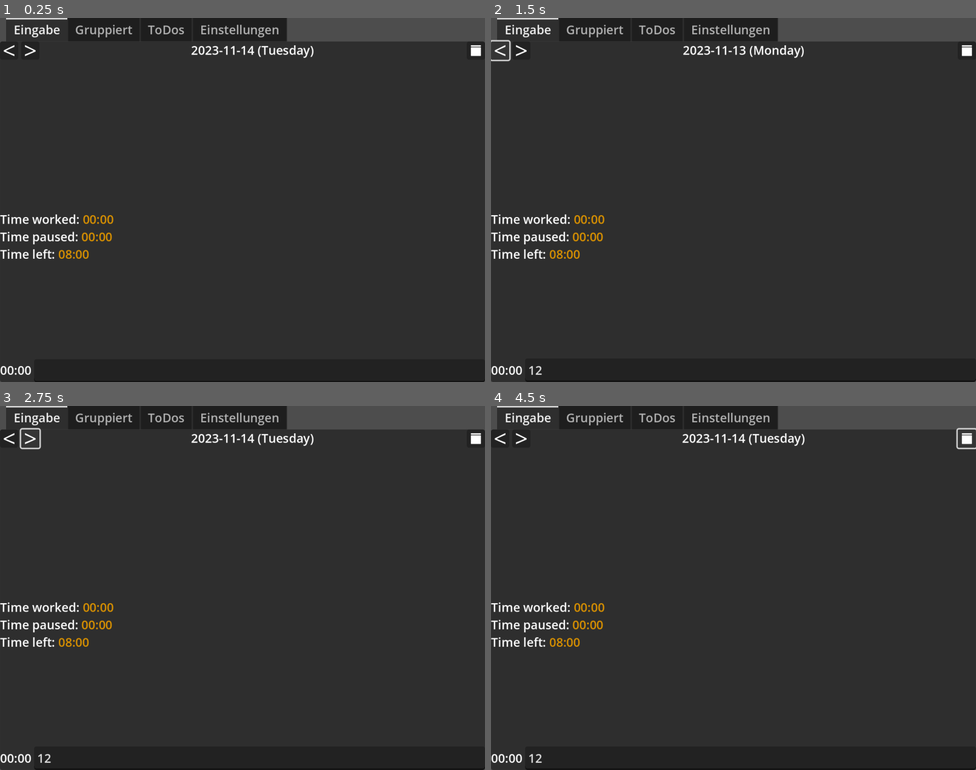
Above: before the commit, frames 1-4 (two rows, left to right).
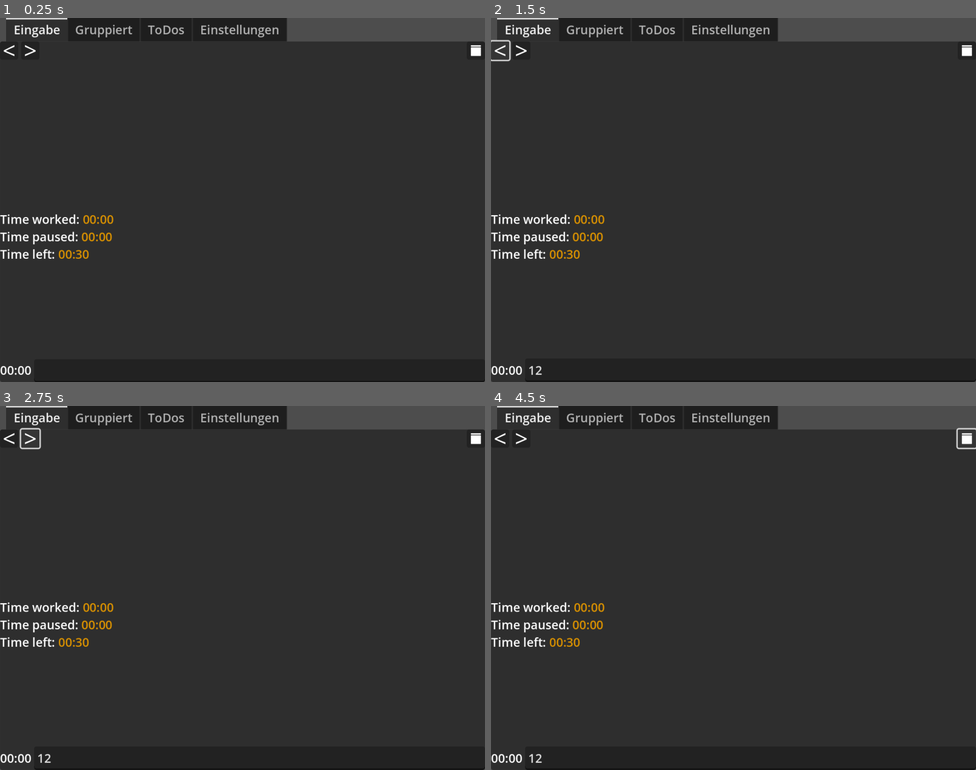
Above: after the commit, the same moments.

Repository: FailedCode/timelog
Game: Godot game, scene res://main.tscn
Two runs of this game, one before a commit and one after it. Both use one fixed random seed, a clock stepped at 60 frames per second and the inputs below.
Inputs (mouse positions are in pixels of both pictures, inside the frame that each line leads up to):
- Up to frame 1 (0.25 s): no input
- Up to frame 2 (1.5 s): click (752, 371) at 0.52 s; type "12" at 0.6 s; click (500, 50) at 1.25 s
- Up to frame 3 (2.75 s): click (29, 438) at 2 s
- Up to frame 4 (4.5 s): click (966, 438) at 2.75 s; click (520, 438) at 3.5 s; click (966, 438) at 4.25 s

The runs differ from the first frame. In frame 1, 0.3% of the frame differs, in the area x 13-65%, y 7-67%; in frame 2, 0.3%; in frame 3, 0.3%; in frame 4, 0.3%.

Commit message:
refactoring: Move settings into a Resource object

Diff:
--- a/main.gd
+++ b/main.gd
@@ -1,13 +1,26 @@
 extends Control
 
 ## All Settings are stored here:
-const settings_path:String = "user://settings.ini"
+const SETTINGS_PATH:String = "user://settings.ini"
 
 ## The file serves as long-time storage
-const timelog_path:String = "user://timelog.txt"
+const TIMELOG_PATH:String = "user://timelog.txt"
 
 ## The todo items
-const todo_path:String = "user://todo.txt"
+const TODO_PATH:String = "user://todo.txt"
+
+## Timelog Row
+const sceneRow:PackedScene = preload("res://scenes/row.tscn")
+
+## currently, the value does not matter
+const AUTO_DAY_START_TEXT = "arrived"
+
+const SECONDS_PER_DAY = 86400
+const SECONDS_PER_HOUR = 3600
+const SECONDS_PER_MINUTE = 60
+
+## Contains all Application Settings
+var appSettings:AppSettings
 
 ## In memory representation of the log
 var timelog:Dictionary
@@ -18,30 +31,23 @@
 ## This tracks wich day is currently selected
 var currentDateTimestamp:int
 
-## store locales with translations for those values
-var languageOptions:Dictionary
-
-## Timelog Row
-const sceneRow:PackedScene = preload("res://scenes/row.tscn")
-
-## When this is used, it means "use whatever language the system uses"
-const SYSTEM_LANGUAGE = "system"
-
-## currently, the value does not matter
-const AUTO_DAY_START_TEXT = "arrived"
-
+# Input Tab
 @onready var input:LineEdit = %Input
 @onready var timeDiffLabel:Label = %TimeDiffLabel
 @onready var current:RichTextLabel = %CurrentDay
-@onready var grouped:RichTextLabel = %GroupedDay
 @onready var rowContainer:Node = %RowContainer
 @onready var dailyWorkingHoursLabel:Label = %DailyWorkingHoursLabel
 @onready var dailyWorkingHours:Slider = %DailyWorkingHours
+
+# Grouped Tab
+@onready var grouped:RichTextLabel = %GroupedDay
+
+# Todo Tab
+@onready var todoTree:Tree = %TodoTree
+
+# Settings Tab
 @onready var tabContainer:TabContainer = %TabContainer
 @onready var tabLabelContainer:Node = %TabLabelContainer
-
-@onready var todoTree:Tree = %TodoTree
-
 @onready var selectedLanguageButton:OptionButton = %SelectedLanguageButton
 @onready var dateLabel:Label = %DateLabel
 @onready var dateFormat:LineEdit = %DateFormat
@@ -51,21 +57,15 @@
 @onready var timeColorPicker:ColorPickerButton = %TimeColorPicker
 @onready var pauseColorPicker:ColorPickerButton = %PauseColorPicker
 
+
 func _ready() -> void:
+	appSettings = AppSettings.new()
 	currentDateTimestamp = time()
 	create_language_selection()
-	load_user_settings()
+	load_settings()
 	create_tab_labels()
-	set_translation()
-
 	load_timelog()
 	auto_day_start()
-
-	# WIP
-	#var root = todoTree.create_item()
-	#root.set_text(0, "root")
-	#var item = todoTree.create_item(root)
-	#item.set_text(0, "child")
 
 ## use a user controlled date format to display a timestamp
 ## mostly used for the date selector
@@ -104,41 +104,26 @@
 	text = text.replace("@@RIGHT_BRACKET@@", "[rb]")
 	return text
 
+## Add BB color tag around a string
 func wrap_color(text:String, color:String) -> String:
 	return "[color={colorCode}]{text}[/color]".format({"text": text, "colorCode": color})
 
-func load_user_settings():
-	var config_file := ConfigFile.new()
-	var error := config_file.load(self.settings_path)
-	if error:
-		print("load_user_settings ERROR:", error)
-		return;
-	# Is there a smarter way to make sure sensible values are set?
-	var v
-	selectedLanguageButton.select(languageOptions.get(config_file.get_value("main", "language", SYSTEM_LANGUAGE)))
-	v = config_file.get_value("main", "DailyWorkingHours", 0)
-	if v > 0:
-		dailyWorkingHours.value = float(v)
-	v = config_file.get_value("main", "DateFormat", "")
-	if v != "":
-		dateFormat.text = v
-	diffSecondsToggle.button_pressed = config_file.get_value("main", "DiffSecondsToggle", false)
-
-func save_user_settings():
-	var config_file := ConfigFile.new()
-	config_file.set_value("main", "language", languageOptions.get(max(selectedLanguageButton.selected, 0)))
-	config_file.set_value("main", "DailyWorkingHours", dailyWorkingHours.value)
-	config_file.set_value("main", "DateFormat", dateFormat.text)
-	config_file.set_value("main", "DiffSecondsToggle", diffSecondsToggle.button_pressed)
-	#config_file.set_value("main", "RoundingMinutes",  roundingMinutes.text)
-	#config_file.set_value("main", "TextColorPicker", textColorPicker.text)
-	#config_file.set_value("main", "TimeColorPicker", timeColorPicker.text)
-	#config_file.set_value("main", "PauseColorPicker", pauseColorPicker.text)
-	config_file.save(self.settings_path)
+func load_settings():
+	appSettings.load_from_file(SETTINGS_PATH)
+	# set all UI elments with the loaded data
+	selectedLanguageButton.select(appSettings.language)
+	dailyWorkingHours.value = appSettings.dailyWorkingHours
+	dateFormat.text = appSettings.dateFormat
+	diffSecondsToggle.button_pressed = appSettings.diffSecondsToggle
+	# apply settings
+	set_translation(appSettings.getLanugageString())
+
+func save_settings():
+	appSettings.save_to_file(SETTINGS_PATH)
 
 ## switch the language of the application
-func set_translation(language:String = SYSTEM_LANGUAGE):
-	if language == SYSTEM_LANGUAGE:
+func set_translation(language:String = appSettings.SYSTEM_LANGUAGE):
+	if language == appSettings.SYSTEM_LANGUAGE:
 		# if this locale isn't available in the TranslationServer
 		# we will fall back to "en" as set in: internationalization/locale/fallback
 		language = OS.get_locale_language()
@@ -147,12 +132,12 @@
 
 ## Fill possible language options
 func create_language_selection():
-	var locales:Array = [SYSTEM_LANGUAGE]
+	var locales:Array = [appSettings.SYSTEM_LANGUAGE]
 	locales.append_array(TranslationServer.get_loaded_locales())
 	var id:int = 0
 	for locale in locales:
-		languageOptions.set(id, locale) # needed for switching languages
-		languageOptions.set(locale, id) # needed for setting the right ID when loading settings
+		appSettings.languageOptions.set(id, locale) # needed for switching languages
+		appSettings.languageOptions.set(locale, id) # needed for setting the right ID when loading settings
 		selectedLanguageButton.add_item(tr(locale.to_upper() + "_LANGUAGE"), id)
 		id += 1
 
@@ -186,7 +171,7 @@
 
 ## write all timelog Resources back to disk
 func save_timelog():
-	var file = FileAccess.open(self.timelog_path, FileAccess.WRITE)
+	var file = FileAccess.open(TIMELOG_PATH, FileAccess.WRITE)
 	var lines = ""
 	var timelogKeys = timelog.keys()
 	# dictionary keys are not necassarly in order
@@ -201,10 +186,10 @@
 
 ## parse into timelog Resources
 func load_timelog():
-	if !FileAccess.file_exists(self.timelog_path):
+	if !FileAccess.file_exists(TIMELOG_PATH):
 		#print("load_timelog: No logfile")
 		return
-	var file = FileAccess.open(self.timelog_path, FileAccess.READ)
+	var file = FileAccess.open(TIMELOG_PATH, FileAccess.READ)
 	var lines = file.get_as_text(true).split("\n", false);
 	file.close()
 	for line in lines:
@@ -267,7 +252,7 @@
 		row.timelog_changed.connect(update_text_controls)
 
 	# statistics
-	var workTimeLeft = (dailyWorkingHours.value * 3600) - timeWorked
+	var workTimeLeft = (dailyWorkingHours.value * SECONDS_PER_HOUR) - timeWorked
 	txt += "Time worked: " + wrap_color(time_diff(timeWorked), colorTime) + "\n"
 	txt += "Time paused: " + wrap_color(time_diff(timePaused), colorTime) + "\n"
 	txt += "Time left: " + wrap_color(time_diff(workTimeLeft), colorTime) + "\n"
@@ -313,11 +298,11 @@
 ## hours/minutes elapsed for tasks
 ## if statistics for a week are summed up, this may be > 24h
 func time_diff(seconds:int) -> String:
-	var hours:int = floor(seconds / 3600.0)
-	seconds -= hours * 3600
-	var minutes:int = floor(seconds / 60.0)
-	seconds -= minutes * 60
-	if diffSecondsToggle.button_pressed:
+	var hours:int = floor(seconds / float(SECONDS_PER_HOUR))
+	seconds -= hours * SECONDS_PER_HOUR
+	var minutes:int = floor(seconds / float(SECONDS_PER_MINUTE))
+	if appSettings.diffSecondsToggle:
+		seconds -= minutes * SECONDS_PER_MINUTE
 		return "%02d:%02d:%02d"%[hours, minutes, seconds]
 	return "%02d:%02d"%[hours, minutes]
 
@@ -347,12 +332,12 @@
 	return timelog.get_or_add(key, [])
 
 func _on_date_back_button_pressed() -> void:
-	currentDateTimestamp -= 86400
+	currentDateTimestamp -= SECONDS_PER_DAY
 	dateLabel.text = get_date_formated(dateFormat.text, currentDateTimestamp)
 	update_text_controls()
 
 func _on_date_forward_button_pressed() -> void:
-	currentDateTimestamp += 86400
+	currentDateTimestamp += SECONDS_PER_DAY
 	if (currentDateTimestamp > time()):
 		currentDateTimestamp = time()
 	dateLabel.text = get_date_formated(dateFormat.text, currentDateTimestamp)
@@ -367,15 +352,17 @@
 func _on_selected_language_button_item_selected(index: int) -> void:
 	# get the language code from the Dictionary here, so the
 	# text for the button can be translated as well
-	set_translation(languageOptions.get(index, SYSTEM_LANGUAGE))
+	appSettings.language = index
+	set_translation(appSettings.getLanugageString())
 	# Update the Text
 	for i in selectedLanguageButton.item_count:
-		var locale:String = languageOptions.get(i)
+		var locale:String = appSettings.languageOptions.get(i)
 		selectedLanguageButton.set_item_text(i, tr(locale.to_upper() + "_LANGUAGE"))
 
 ## settings change
 ## if you work for more than 10 hours a day... I don't know what to tell you, but that is too much
 func _on_daily_working_hours_value_changed(value: float) -> void:
+	appSettings.dailyWorkingHours = value
 	dailyWorkingHoursLabel.text = "Tägliche Arbeitszeit: {v} h".format({"v": value})
 	if value > 10:
 		dailyWorkingHours.modulate = Color(0.8, 0, 0)
@@ -388,17 +375,21 @@
 	if new_text.strip_edges().is_empty():
 		new_text = tabLabel.placeholder_text
 	tab.name = new_text
-
-## settings change
-func _on_diff_seconds_toggle_toggled(_toggled_on: bool) -> void:
+	# TODO: appSettings.
+
+## settings change
+func _on_diff_seconds_toggle_toggled(toggled_on: bool) -> void:
+	appSettings.diffSecondsToggle = toggled_on
 	update_text_controls()
 
 ## settings change
 func _on_tabs_moveable_toggled(toggled_on: bool) -> void:
+	# TODO: appSettings.
 	tabContainer.drag_to_rearrange_enabled = toggled_on
 
 ## settings change
 func _on_date_format_text_changed(new_text: String) -> void:
+	appSettings.dateFormat = new_text
 	# Example timestamp: 2025-02-27 14:05:45
 	dateFormatPreviewLabel.text = get_date_formated(new_text, 1740661545)
 	dateLabel.text = get_date_formated(new_text, currentDateTimestamp)
@@ -415,5 +406,5 @@
 
 ## When the application shuts down, we save all data
 func _on_tree_exiting() -> void:
-	save_user_settings()
+	save_settings()
 	save_timelog()
--- /dev/null
+++ b/resources/settings_resource.gd
@@ -0,0 +1,41 @@
+extends Resource
+class_name AppSettings
+## Bundles all Settings into a single object
+## This way there unified properties/Methods instead of accessing "textColorPicker.color" or
+## whatever UI element is used to set it.
+
+# Settings
+## ID for languageOptions
+var language:int = 0
+var dailyWorkingHours:float = 0
+var dateFormat:String = ""
+var diffSecondsToggle:bool = false
+
+# Additional Data
+## store locales with translations for those values
+var languageOptions:Dictionary
+
+## When this is used, it means "use whatever language the system uses"
+const SYSTEM_LANGUAGE = "system"
+
+func load_from_file(settings_path:String):
+	var config_file := ConfigFile.new()
+	var error := config_file.load(settings_path)
+	if error:
+		print("load_from_file ERROR:", error)
+		return
+	language = languageOptions.get(config_file.get_value("main", "language", SYSTEM_LANGUAGE))
+	dailyWorkingHours = config_file.get_value("main", "DailyWorkingHours", 0)
+	dateFormat = config_file.get_value("main", "DateFormat", "")
+	diffSecondsToggle = config_file.get_value("main", "DiffSecondsToggle", false)
+
+func save_to_file(settings_path:String):
+	var config_file := ConfigFile.new()
+	config_file.set_value("main", "language", getLanugageString())
+	config_file.set_value("main", "DailyWorkingHours", dailyWorkingHours)
+	config_file.set_value("main", "DateFormat", dateFormat)
+	config_file.set_value("main", "DiffSecondsToggle", diffSecondsToggle)
+	config_file.save(settings_path)
+
+func getLanugageString() -> String:
+	return languageOptions.get(max(language, 0), SYSTEM_LANGUAGE)
--- a/scenes/row.gd
+++ b/scenes/row.gd
@@ -1,4 +1,6 @@
 extends HBoxContainer
+## Display a log entry with elapsed time and text
+## allows to change the text
 
 ## Text updated
 signal timelog_changed
Not shown, added: resources/settings_resource.gd.uid
